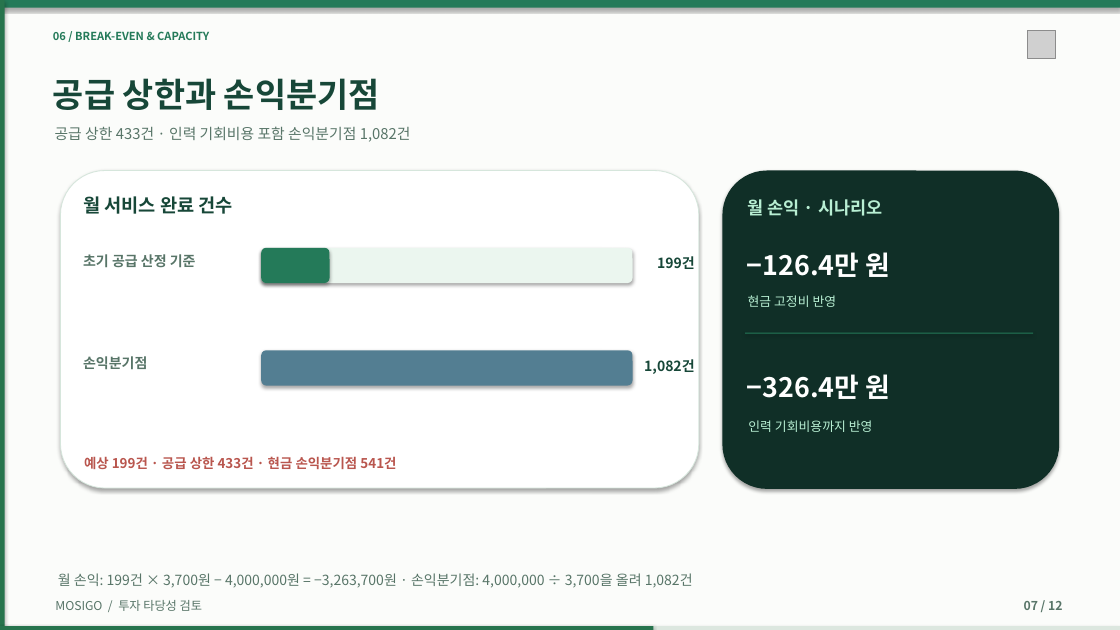
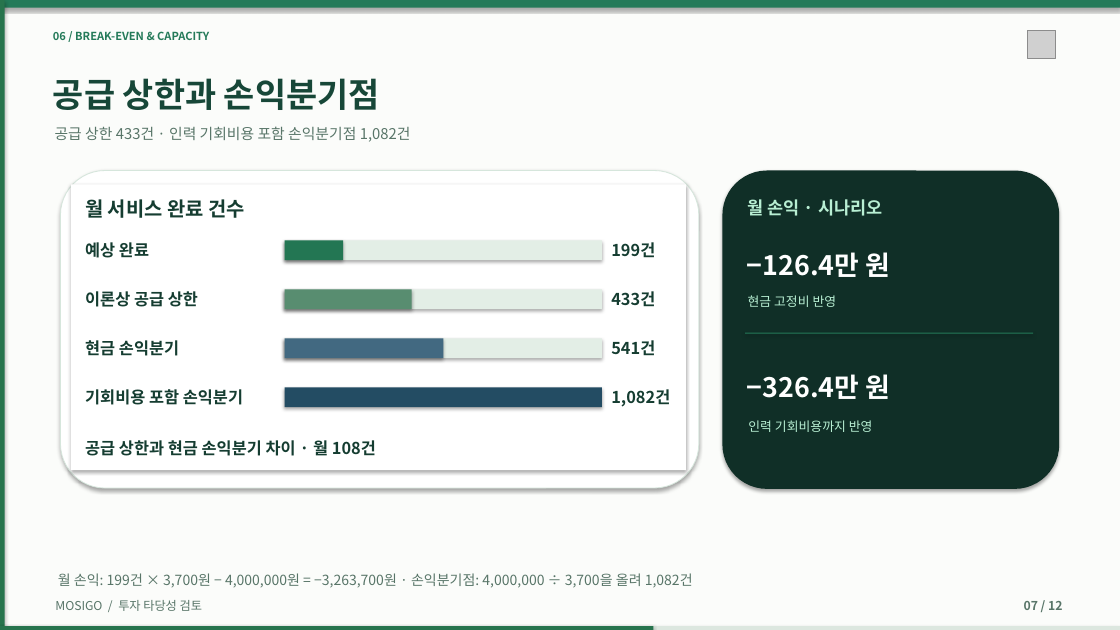
Before and after one commit to dohyunkimmm/mosigo-case-study, a slide deck: slide 7 of downloads/MOSIGO_IR_Investment_Review_12slides.pptx. Drawn at 1120x630 pixels with LibreOffice and Linux fonts; fonts in the diff are those of the drawing; grey boxes stand for pictures. Boxes give left, top, right and bottom in pixels: in the first picture for what was removed or moved away, otherwise in the second. Text is boxed around its words. In the diff, an @@ line names an element or a change of style, - is before the commit and + after.

Commit message:
Refine MOSIGO report and presentation design (#143)
* Clarify pilot criteria and reporting metrics

* Align pilot milestones, KPI definitions, and budget scope

* Improve report navigation and service planning narrative

* Refine document navigation and presentation visuals

* Fix site accessibility script and recognize revised slide deck

* Keep the concept preview label explicit

* Keep legacy copy rewrite on the legacy deck path

* Check the five synchronized PRD metrics

* Keep supply and safety approval criteria explicit

* Match editable slide typefaces to the deck typography

```diff
--- a/downloads/MOSIGO_IR_Investment_Review_12slides.pptx
+++ b/downloads/MOSIGO_IR_Investment_Review_12slides.pptx
@@ rectangle added at box(71, 184, 686, 470), fill #FFFFFF @@
@@ text "월 서비스 완료 건수" at box(85, 199, 245, 218): size 16 to 17 pt, text colour #174738 to #153D31; line spacing 1.27 to 1 @@
@@ text removed at box(83, 254, 196, 267) @@
-초기 공급 산정 기준
@@ text added at box(85, 242, 149, 258), 14 pt, text #153D31, bold @@
+예상 완료
@@ rounded rectangle removed at box(261, 248, 633, 283) @@
@@ rounded rectangle removed at box(261, 248, 329, 283) @@
@@ rectangle added at box(285, 240, 602, 260), fill #E3EEE6 @@
@@ rectangle added at box(285, 240, 343, 260), fill #237653 @@
@@ text "199건": place and size @@
-text "199건" at box(657, 256, 695, 269)
+text "199건" at box(611, 242, 655, 258)
@@ text "199건" at box(611, 242, 655, 258): size 12 to 14 pt, text colour #174738 to #153D31; alignment right to left; line spacing 1.27 to 1 @@
@@ text added at box(85, 291, 198, 307), 14 pt, text #153D31, bold @@
+이론상 공급 상한
@@ rectangle added at box(285, 289, 602, 309), fill #E3EEE6 @@
@@ rectangle added at box(285, 289, 412, 309), fill #588D70 @@
@@ text added at box(611, 291, 655, 307), 14 pt, text #153D31, bold @@
+433건
@@ text at box(85, 340, 179, 356): text changed; size 12 to 14 pt; text colour #587568 to #153D31 @@
-손익분기점
+현금 손익분기
@@ rounded rectangle removed at box(261, 350, 633, 386) @@
@@ rectangle added at box(285, 339, 602, 359), fill #E3EEE6 @@
@@ rectangle added at box(285, 339, 444, 359), fill #426981 @@
@@ text added at box(611, 340, 655, 356), 14 pt, text #153D31, bold @@
+541건
@@ text added at box(85, 389, 243, 405), 14 pt, text #153D31, bold @@
+기회비용 포함 손익분기
@@ rectangle added at box(285, 387, 602, 408), fill #234C63 @@
@@ text "1,082건" at box(611, 389, 670, 407): size 12 to 14 pt, text colour #174738 to #153D31; alignment right to left; line spacing 1.27 to 1 @@
@@ text "1,082건": place and size @@
-text "1,082건" at box(644, 359, 694, 374)
+text "1,082건" at box(611, 389, 670, 407)
@@ text at box(85, 438, 376, 460): text changed; size 11.5 to 14 pt; text colour #B9564E to #153D31 @@
-예상 199건 · 공급 상한 433건 · 현금 손익분기점 541건
+공급 상한과 현금 손익분기 차이 · 월 108건
```
Also in this commit, not shown: 2 other slides changed, 32 other files.
